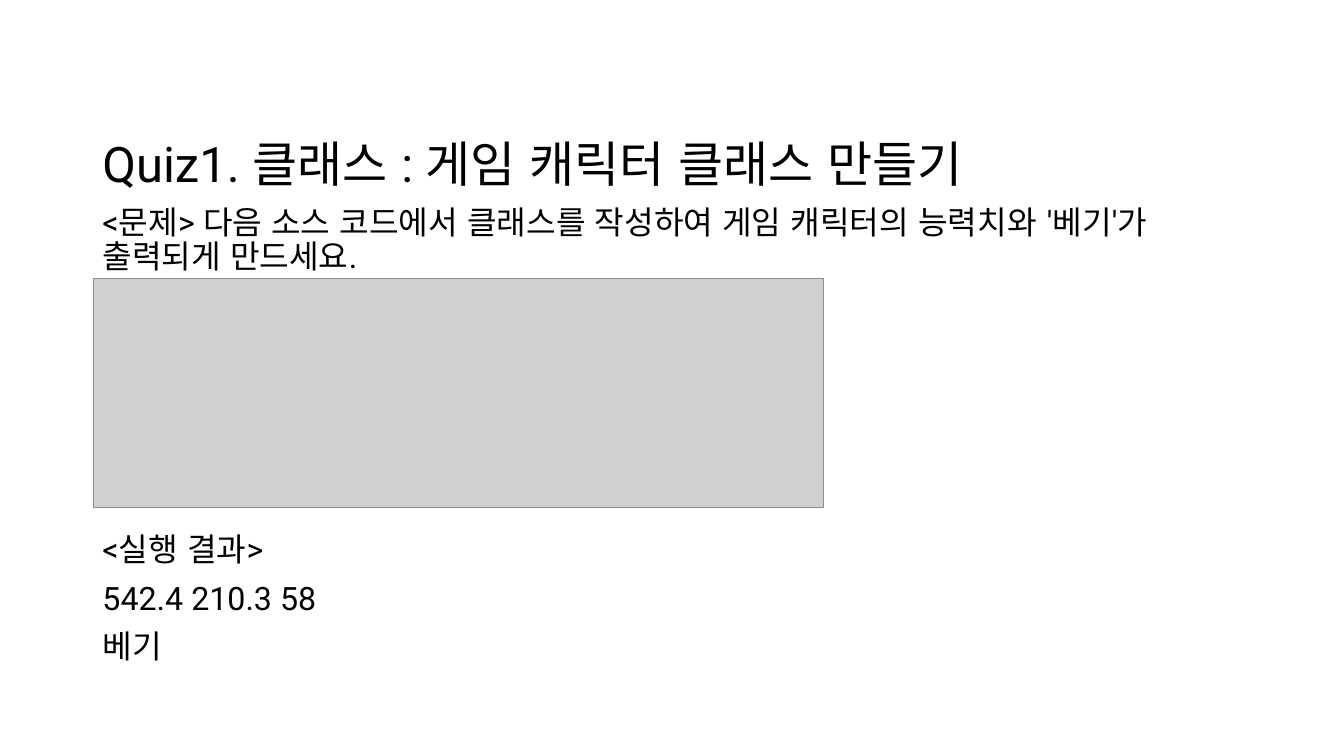
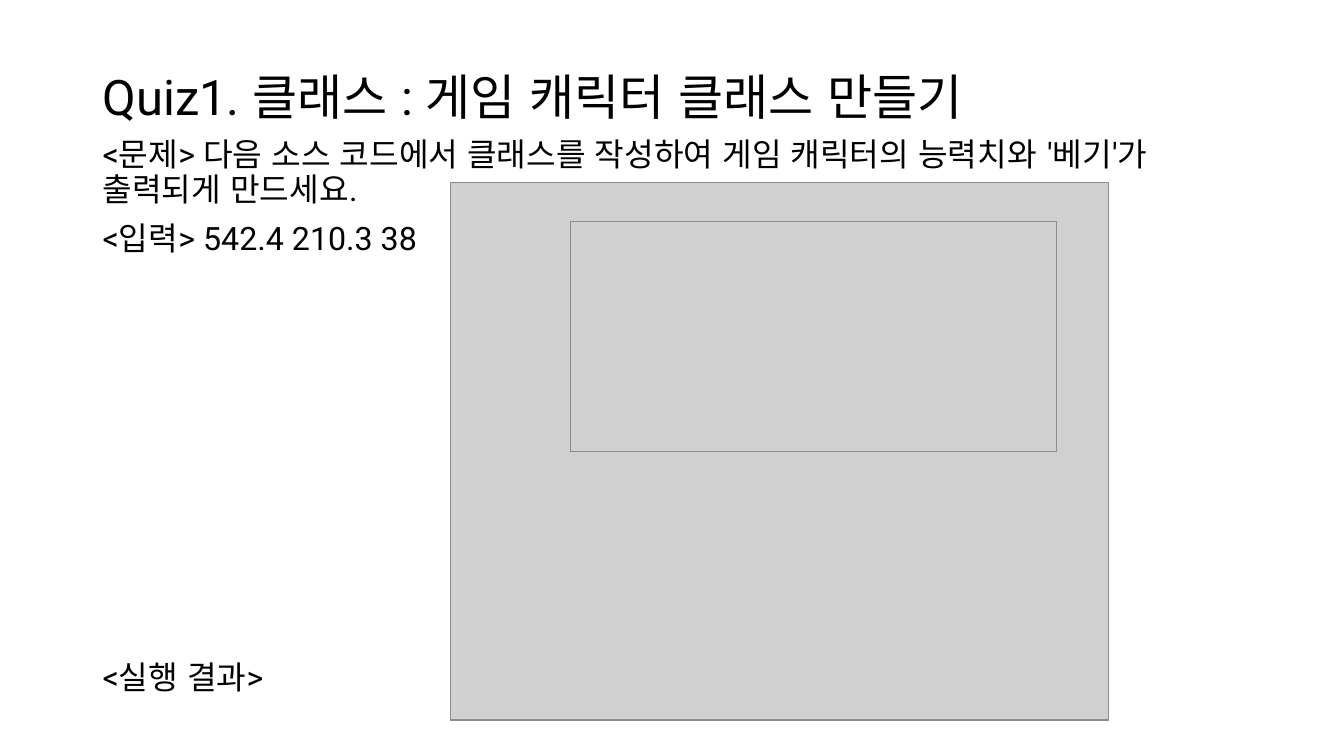
Before and after one commit to HongB1/2022-KHU-Bioinformatics-lab, a slide deck: slide 2 of Quiz.pptx. Drawn at 1344x756 pixels with LibreOffice and Linux fonts; fonts in the diff are those of the drawing; grey boxes stand for pictures. Boxes give left, top, right and bottom in pixels: in the first picture for what was removed or moved away, otherwise in the second. Text is boxed around its words. In the diff, an @@ line names an element or a change of style, - is before the commit and + after.

```diff
--- a/Quiz.pptx
+++ b/Quiz.pptx
@@ title "Quiz1. 클래스 : 게임 캐릭터 ...": place and size @@
-title "Quiz1. 클래스 : 게임 캐릭터 ..." at <box>102,141,962,188</box>
+title "Quiz1. 클래스 : 게임 캐릭터 ..." at <box>102,74,962,121</box>
@@ text "<문제> 다음 소스 코드에서 클래스를 ...": place and size @@
-text "<문제> 다음 소스 코드에서 클래스를 ..." at <box>102,207,1147,661</box>
+text "<문제> 다음 소스 코드에서 클래스를 ..." at <box>103,139,1147,692</box>
@@ picture added at <box>451,182,1109,720</box> @@
@@ text at <box>103,223,417,253</box>: paragraph added @@
+<입력> 542.4 210.3 38
@@ picture added at <box>571,221,1058,452</box> @@
@@ picture removed at <box>94,279,825,508</box> @@
@@ text at <box>102,586,316,661</box>: paragraphs removed @@
-542.4 210.3 58
-베기
```
Also in this commit, not shown: 3 slides added, 2 other files.
